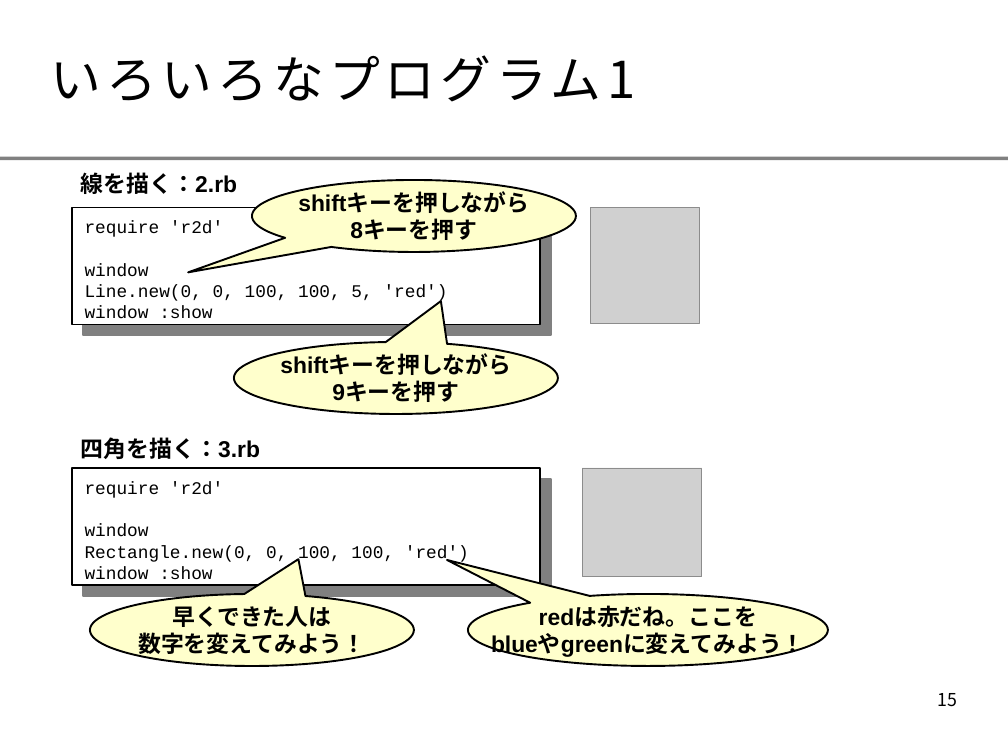
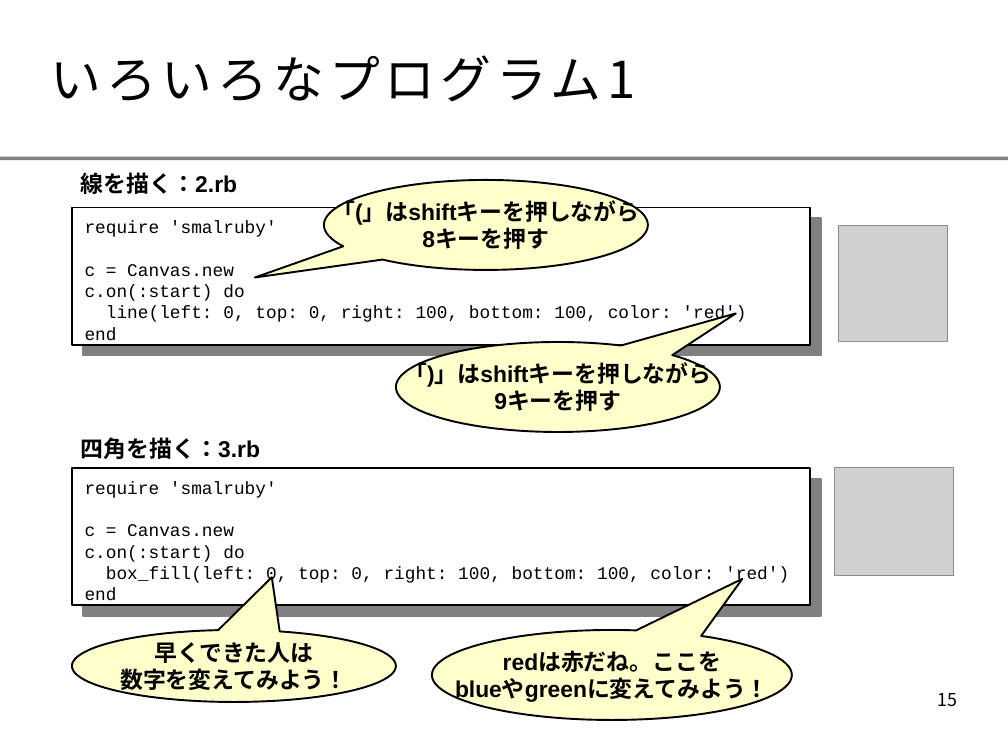
Before and after one commit to smalruby/ruby-school-mjh, a slide deck: slide 15 of mac/2014/doc/text.odp. Drawn at 1008x756 pixels with LibreOffice and Linux fonts; fonts in the diff are those of the drawing; grey boxes stand for pictures; background and template pictures are left out. Boxes give left, top, right and bottom in pixels: in the first picture for what was removed or moved away, otherwise in the second. Text is boxed around its words. In the diff, an @@ line names an element or a change of style, - is before the commit and + after.

Commit message:
2時限目のプログラムを修正

```diff
--- a/mac/2014/doc/text.odp
+++ b/mac/2014/doc/text.odp
@@ rectangle "require 'smalruby'": place and size @@
-rectangle "require 'smalruby'" at (72,208,541,325)
+rectangle "require 'smalruby'" at (72,208,810,345)
@@ speech bubble "「(」はshiftキーを押しながら": place and size @@
-speech bubble "「(」はshiftキーを押しながら" at (252,180,576,252)
+speech bubble "「(」はshiftキーを押しながら" at (324,180,648,270)
@@ text in speech bubble at (332,197,639,225): text changed @@
-shiftキーを押しながら
+「(」はshiftキーを押しながら
@@ text in rectangle at (85,231,746,345): text changed @@
-require 'r2d'
-window
-Line.new(0, 0, 100, 100, 5, 'red')
-window :show
+require 'smalruby'
+c = Canvas.new
+c.on(:start) do
+line(left: 0, top: 0, right: 100, bottom: 100, color: 'red')
+end
@@ picture: place and size @@
-picture at (591,208,700,324)
+picture at (839,226,948,342)
@@ proportions changed in 4 elements at (72,630,396,702), (432,630,792,720), (324,180,648,270), (396,342,720,432) @@
@@ speech bubble "「)」はshiftキーを押しながら": place and size @@
-speech bubble "「)」はshiftキーを押しながら" at (234,342,558,414)
+speech bubble "「)」はshiftキーを押しながら" at (396,342,720,432)
@@ text in speech bubble at (404,359,711,387): text changed @@
-shiftキーを押しながら
+「)」はshiftキーを押しながら
@@ rectangle "require 'smalruby'": place and size @@
-rectangle "require 'smalruby'" at (72,468,541,585)
+rectangle "require 'smalruby'" at (72,468,810,606)
@@ picture: place and size @@
-picture at (583,468,702,577)
+picture at (834,467,954,576)
@@ text in rectangle at (85,492,789,606): text changed @@
-require 'r2d'
-window
-Rectangle.new(0, 0, 100, 100, 'red')
-window :show
+require 'smalruby'
+c = Canvas.new
+c.on(:start) do
+box_fill(left: 0, top: 0, right: 100, bottom: 100, color: 'red')
+end
@@ speech bubble "早くできた人は": place and size @@
-speech bubble "早くできた人は" at (90,595,413,667)
+speech bubble "早くできた人は" at (72,630,396,702)
@@ speech bubble "redは赤だね。ここを": place and size @@
-speech bubble "redは赤だね。ここを" at (468,595,829,667)
+speech bubble "redは赤だね。ここを" at (432,630,792,720)
```
Also in this commit, not shown: 3 other slides changed.
